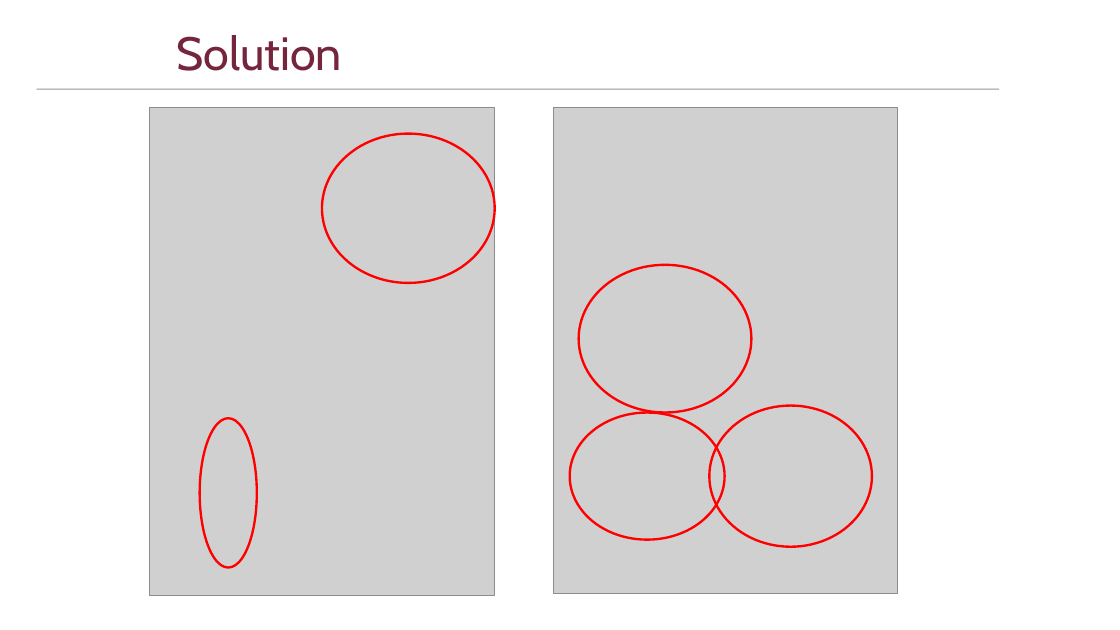
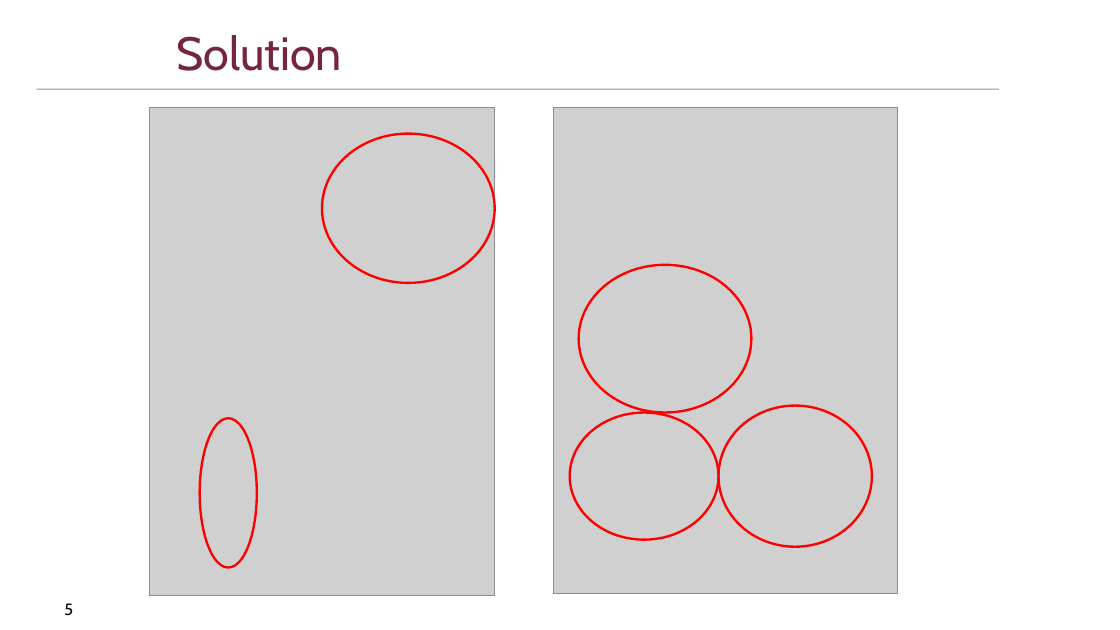
Before and after one commit to DriesSmit/SkripsieReport, a slide deck: slide 5 of OralExamination/SkripsieOral_APSmit.pptx. Drawn at 1120x630 pixels with LibreOffice and Linux fonts; fonts in the diff are those of the drawing; grey boxes stand for pictures; background and template pictures are left out. Boxes give left, top, right and bottom in pixels: in the first picture for what was removed or moved away, otherwise in the second. Text is boxed around its words. In the diff, an @@ line names an element or a change of style, - is before the commit and + after.

```diff
--- a/OralExamination/SkripsieOral_APSmit.pptx
+++ b/OralExamination/SkripsieOral_APSmit.pptx
@@ ellipse: place and size @@
-ellipse at box(570, 413, 724, 539)
+ellipse at box(570, 413, 718, 539)
@@ ellipse: place and size @@
-ellipse at box(709, 406, 872, 547)
+ellipse at box(718, 406, 872, 547)
@@ page number added at box(64, 603, 73, 616), 14 pt, text #000000 @@
+5
```
Also in this commit, not shown: 6 other slides changed, 2 slides added, 1 slide removed.
